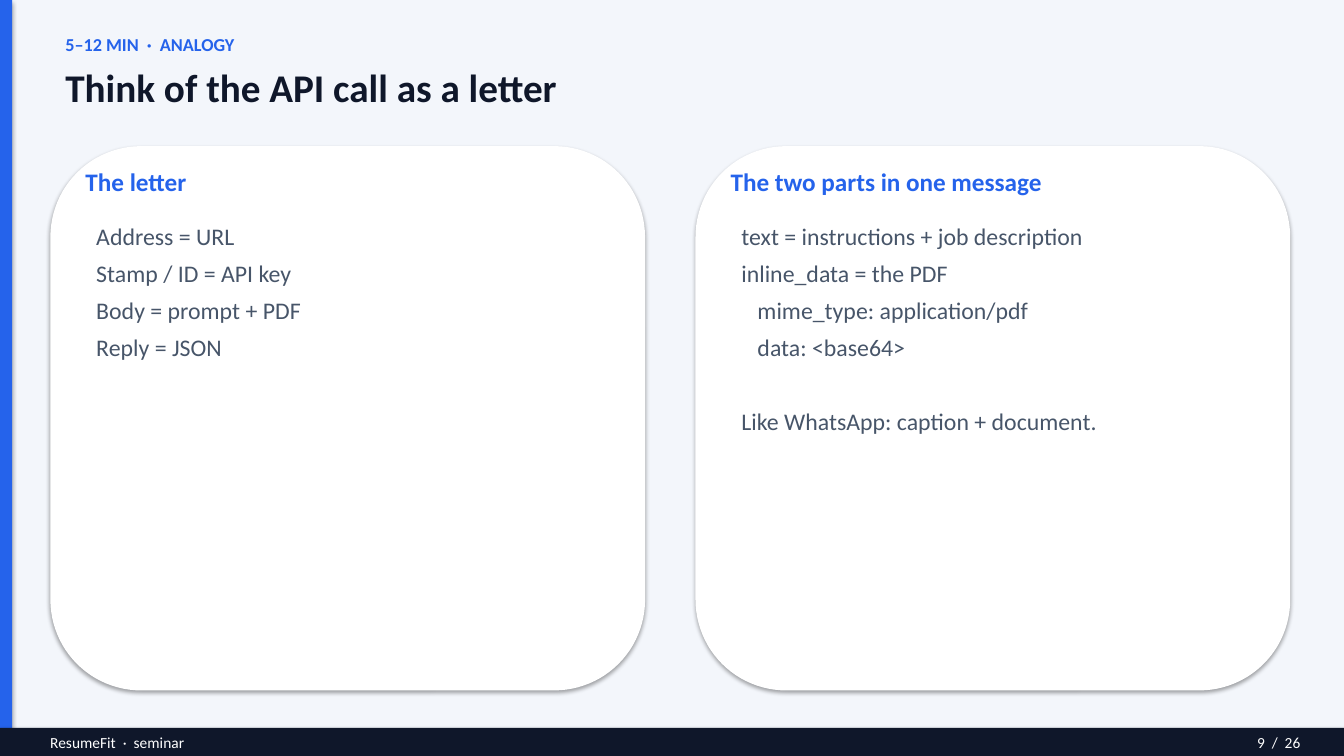
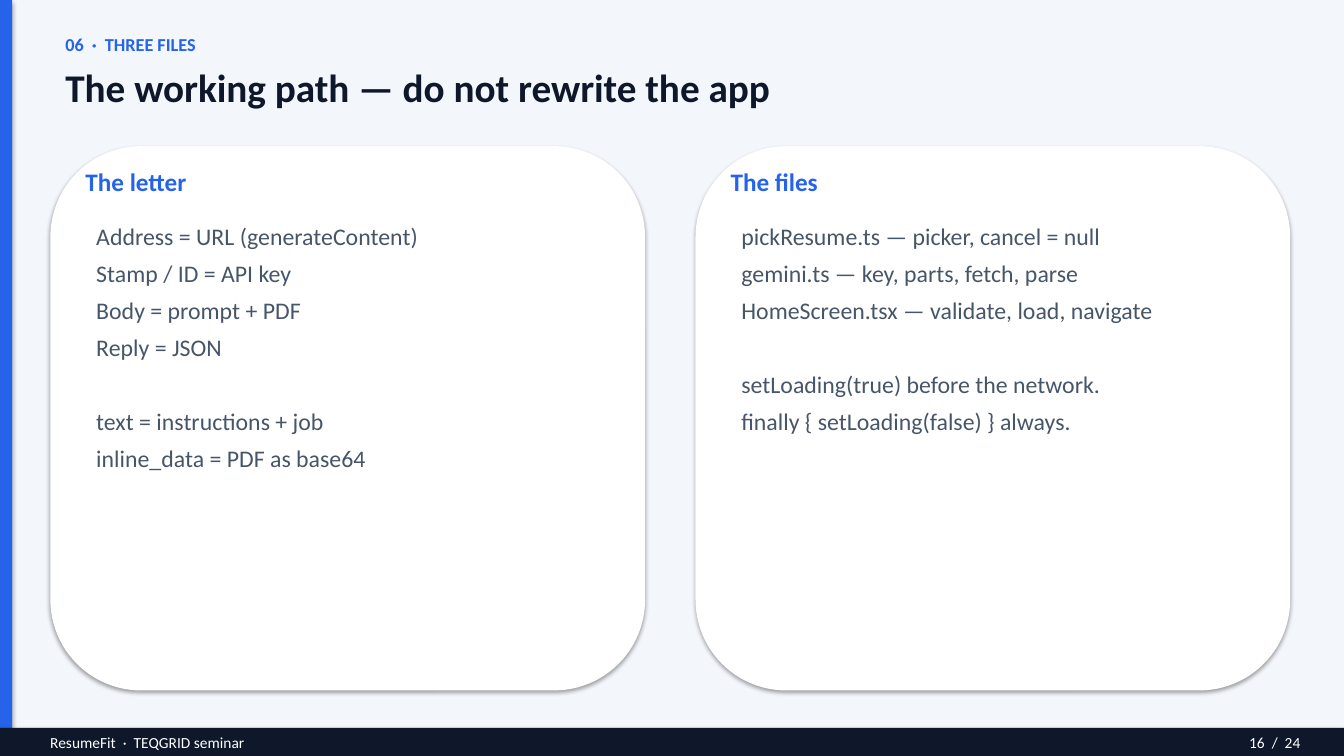
Before and after one commit to Aishwaryaofficial/resume-fit, a slide deck: slide 16 of ResumeFit-Seminar.pptx (slide 9 before the commit). Drawn at 1344x756 pixels with LibreOffice and Linux fonts; fonts in the diff are those of the drawing. Boxes give left, top, right and bottom in pixels: in the first picture for what was removed or moved away, otherwise in the second. Text is boxed around its words. In the diff, an @@ line names an element or a change of style, - is before the commit and + after.

```diff
--- a/ResumeFit-Seminar.pptx
+++ b/ResumeFit-Seminar.pptx
@@ text at [65, 38, 195, 51]: text changed @@
-5–12 MIN · ANALOGY
+06 · THREE FILES
@@ text at [65, 74, 770, 109]: text changed @@
-Think of the API call as a letter
+The working path — do not rewrite the app
@@ text at [731, 173, 818, 191]: text changed @@
-The two parts in one message
+The files
@@ text at [96, 228, 418, 249]: text changed @@
-Address = URL
+Address = URL (generateContent)
@@ text at [741, 228, 1152, 434]: text changed @@
-text = instructions + job description
-inline_data = the PDF
-mime_type: application/pdf
-data: <base64>
-Like WhatsApp: caption + document.
+pickResume.ts — picker, cancel = null
+gemini.ts — key, parts, fetch, parse
+HomeScreen.tsx — validate, load, navigate
+setLoading(true) before the network.
+finally { setLoading(false) } always.
@@ text at [96, 413, 365, 470]: paragraphs added @@
+text = instructions + job
+inline_data = PDF as base64
@@ text at [50, 737, 244, 750]: text changed @@
-ResumeFit · seminar
+ResumeFit · TEQGRID seminar
@@ text at [1249, 737, 1301, 748]: text changed @@
-9 / 26
+16 / 24
```
Also in this commit, not shown: 11 other slides changed, 12 slides added, 14 slides removed, 3 other files.
